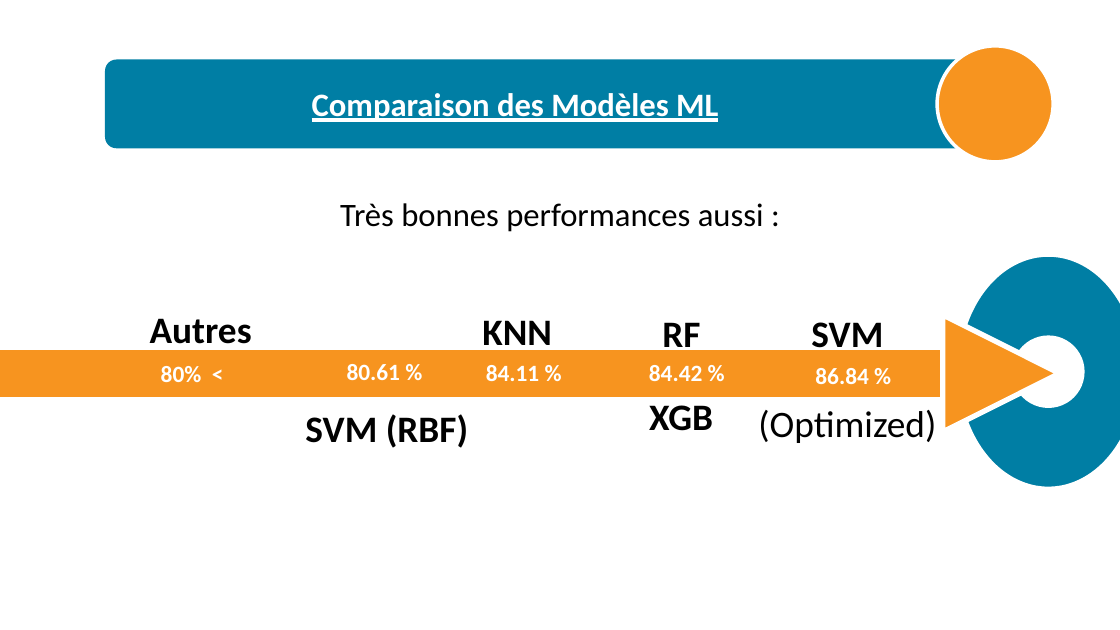
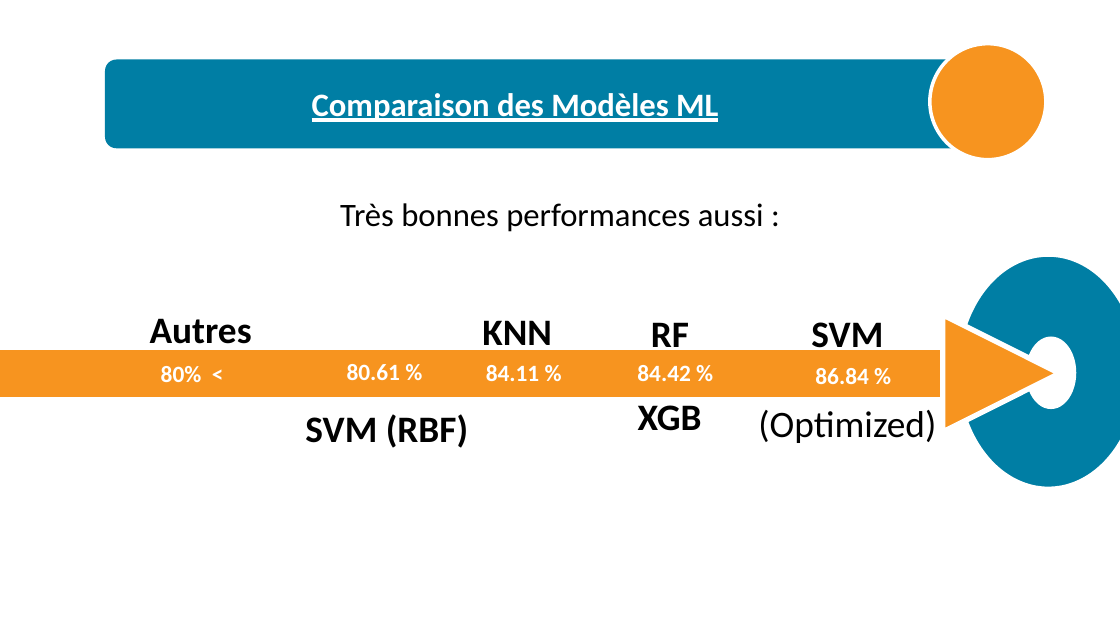
Before and after one commit to OussamaTabDev/DistributionElectrique, a slide deck: slide 13 of Rapport + Presentation + Video/Presentation2.pptx. Drawn at 1120x630 pixels with LibreOffice and Linux fonts; fonts in the diff are those of the drawing. Boxes give left, top, right and bottom in pixels: in the first picture for what was removed or moved away, otherwise in the second. Text is boxed around its words. In the diff, an @@ line names an element or a change of style, - is before the commit and + after.

```diff
--- a/Rapport + Presentation + Video/Presentation2.pptx
+++ b/Rapport + Presentation + Video/Presentation2.pptx
@@ 3 texts, 1 ellipse: place and size @@
-3 texts, 1 ellipse at box(649, 46, 1054, 431)
+3 texts, 1 ellipse at box(637, 44, 1046, 431)
@@ ellipse: place and size @@
-ellipse at box(1014, 337, 1083, 406)
+ellipse at box(1028, 339, 1075, 408)
```
Also in this commit, not shown: 6 other slides changed, 6 other files.
